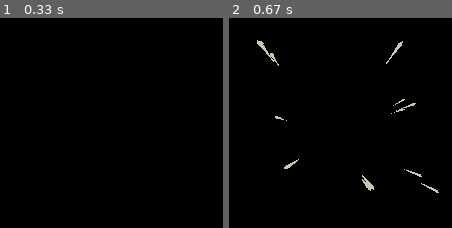
Above: before the commit, frames 1-2 (left to right).
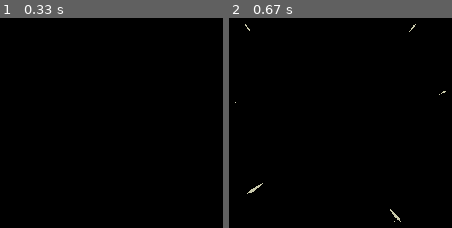
Above: after the commit, the same moments.

Repository: blankRiot96/pygame-poc
Game: pygame game, started from poc/sparks/main.py
Two runs of this game, one before a commit and one after it. Both use one fixed random seed, a clock stepped at 60 frames per second and the inputs below.
Inputs (mouse positions are in pixels of both pictures, inside the frame that each line leads up to):
- Up to frame 1 (0.33 s): no input
- Up to frame 2 (0.67 s): click (331, 137) at 0.38 s

Frame 1 is identical in both runs. In frame 2, 1.1% of the frame differs, in the area x 2-98%, y 2-98%.

Commit message:
polished sparks and configurability

Diff:
--- a/poc/sparks/main.py
+++ b/poc/sparks/main.py
@@ -7,6 +7,7 @@
 clock = pygame.Clock()
 
 sparks = SparkSpawner()
+
 
 while True:
     shared.dt = clock.tick(60) / 1000
--- a/poc/sparks/spark.py
+++ b/poc/sparks/spark.py
@@ -39,31 +39,16 @@
         self.color = color
 
         # Kinematic variables
+        self.target_pos = self.pos + pygame.Vector2(
+            math.cos(self.radians) * self.radius, math.sin(self.radians) * self.radius
+        )
         self.acc_dt = 0.0  # Accumalated delta time
         self.s1 = self.s2 = 0.0  # Distance travelled
+        self.distance = 0.0
         self.speed = 0.0
-        # self.acceleration = (-(self.initial_velocity**2)) / (2 * self.radius)
-        # self.acceleration = -300
-        # self.initial_velocity = -self.acceleration * seconds
-
-        # # Calculate angular displacement
-        # angular_displacement = self.radians
-
-        # # Calculate angular velocity
-        # angular_velocity = angular_displacement / self.seconds
-
-        # # Calculate linear velocity
-        # self.initial_velocity = angular_velocity * self.radius
-
-        # # Calculate acceleration
-        # self.acceleration = -self.initial_velocity / self.seconds
-
-        # self.speed = self.radius / self.seconds
-        # height = self.points[3].distance_to(self.points[0])
-
-        self.initial_velocity = self.radius / self.seconds
+
+        self.initial_velocity = (2 * self.radius) / self.seconds
         self.acceleration = -self.initial_velocity / self.seconds
-        self.initial_size = size
 
         # Rendering attributes
         self.delta = pygame.Vector2()
@@ -76,20 +61,20 @@
 
         return cls(
             pos=pos,
-            seconds=random.uniform(0.2, 0.5),
-            radius=random.uniform(2, 5),
+            seconds=random.uniform(0.1, 0.4),
+            radius=random.uniform(100, 150),
             radians=radians,
-            size=1.0,
+            size=1.5,
         )
 
     def create_points(self):
         self.points = [
-            self.pos + self.delta,
-            self.pos + self.get_delta(self.radians + RIGHT_ANGLE) * 0.6,
-            self.pos - self.delta * 7,
+            self.pos + self.get_delta(self.radians),
+            self.pos + self.get_delta(self.radians + RIGHT_ANGLE) * 0.3,
+            self.pos - self.get_delta(self.radians) * 3.5,
             pygame.Vector2(
-                self.pos.x + self.get_delta(self.radians - RIGHT_ANGLE).x * 0.6,
-                self.pos.y - self.get_delta(self.radians + RIGHT_ANGLE).y * 0.6,
+                self.pos.x + self.get_delta(self.radians - RIGHT_ANGLE).x * 0.3,
+                self.pos.y - self.get_delta(self.radians + RIGHT_ANGLE).y * 0.3,
             ),
         ]
 
@@ -105,34 +90,19 @@
         self.alive = False
 
     def update(self):
+        """(kinematics)
+        s = ut + (1/2)a(t^2)
         """
-        (kinematics)
-        v = u + at
-        u = v - at
-        v = 0
-        u = -at
-        """
 
         self.acc_dt += shared.dt
-
-        """
-        (kinematics)
-        s = ut + (1/2)at^2
-        """
         self.s1 = (self.initial_velocity * self.acc_dt) + (
             0.5 * self.acceleration * (self.acc_dt**2)
         )
-
-        """
-        (kinematics)
-        v = ds/dt
-        """
-        self.speed = (self.s1 - self.s2) / shared.dt
+        self.speed = self.s1 - self.s2
 
         # Updating attributes
-        self.delta = self.get_delta(self.radians)
+        self.pos.move_towards_ip(self.target_pos, self.speed)
         self.create_points()
-        self.pos += self.delta
         self.on_death()
 
         self.s2 = self.s1
@@ -150,8 +120,8 @@
         self.alive = True
 
     def update(self):
-        self.alive = all(particle.alive for particle in self.particles)
         entities_updater(self.particles)
+        self.alive = bool(self.particles)
 
     def draw(self):
         entities_renderer(self.particles)
